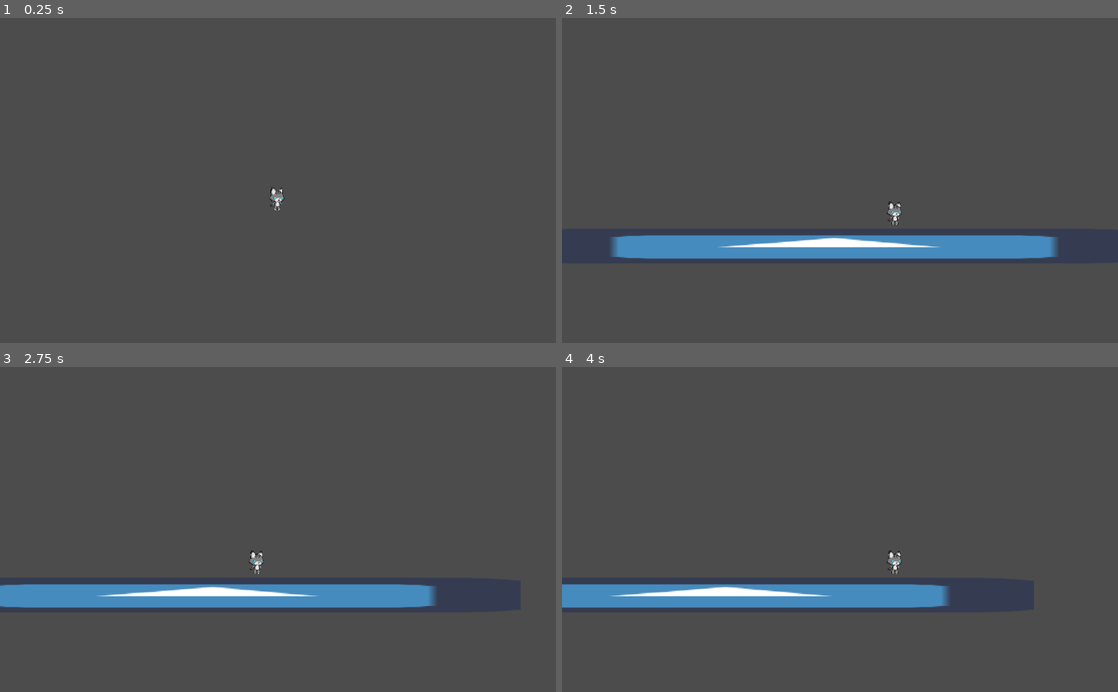
Above: before the commit, frames 1-4 (two rows, left to right).
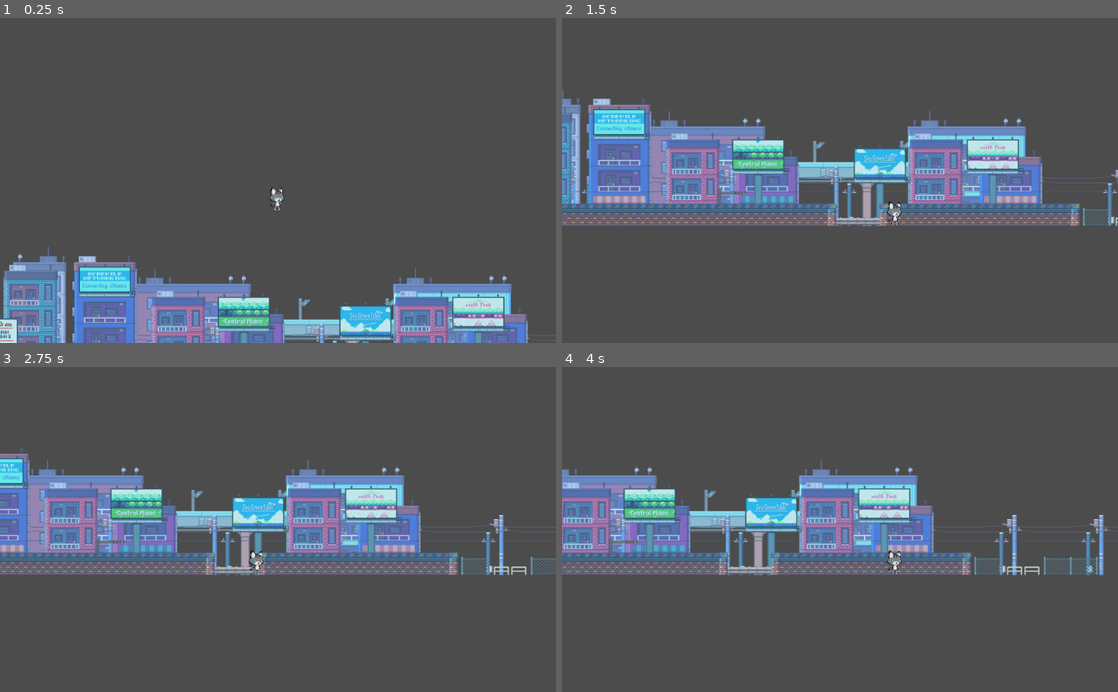
Above: after the commit, the same moments.

Repository: ArtlessAvian/ggj-2019
Game: Godot game, scene res://Temporary/Jimmy Test.tscn
The game is run twice, just before and just after one commit, with the same random seed, the same clock (stepped at 60 frames per second) and the same inputs. This scene is started directly instead of the project's main scene. The engine's default icon, where the game draws it, is replaced by a stand-in: a white triangle on a blue panel in a dark square.
Inputs:
- Up to frame 1 (0.25 s): no input
- Up to frame 2 (1.5 s): hold D (ui_right) from 0.53 s (still down)
- Up to frame 3 (2.75 s): release D (ui_right) at 2.03 s; hold A (ui_left) from 2.03 s (still down)
- Up to frame 4 (4 s): release A (ui_left) at 2.78 s; hold D (ui_right) from 2.78 s (still down)

The runs differ from the first frame. In frame 1, 16% of the frame differs, in the area x 0-100%, y 70-100%; in frame 2, 30%, in the area x 0-100%, y 22-75%; in frame 3, 27%; in frame 4, 24%.

Commit message:
change collsion shape

Diff:
--- a/Game/Player/Player.gd
+++ b/Game/Player/Player.gd
@@ -17,6 +17,9 @@
 
 func get_input(delta):
 
+	if is_on_floor():
+		vel.y = 0
+
 	if Input.is_action_pressed("ui_left"):
 		vel.x = -move_speed
 	elif Input.is_action_pressed("ui_right"):
--- a/Game/Player/Player.tscn
+++ b/Game/Player/Player.tscn
@@ -6,11 +6,11 @@
 [sub_resource type="RectangleShape2D" id=1]
 
 custom_solver_bias = 0.0
-extents = Vector2( 32.7542, 32.2478 )
+extents = Vector2( 17.0412, 21.8048 )
 
-[node name="Player" type="KinematicBody2D" index="0"]
+[node name="Player" type="KinematicBody2D"]
 
-position = Vector2( 28.5679, -308.805 )
+position = Vector2( 26.1323, -309.269 )
 input_pickable = false
 collision_layer = 1
 collision_mask = 1
--- a/Temporary/Jimmy Test.tscn
+++ b/Temporary/Jimmy Test.tscn
@@ -1,19 +1,17 @@
 [gd_scene load_steps=4 format=2]
 
-[ext_resource path="res://icon.png" type="Texture" id=1]
+[ext_resource path="res://Assets/buildings/City Buildings Block 1.png" type="Texture" id=1]
 [ext_resource path="res://Game/Player/Player.tscn" type="PackedScene" id=2]
 
 [sub_resource type="RectangleShape2D" id=1]
 
 custom_solver_bias = 0.0
-extents = Vector2( 329.455, 28.8829 )
+extents = Vector2( 524.393, 10 )
 
-[node name="Jimmy Test" type="Node2D"]
+[node name="Jimmy Test" type="Node2D" index="0"]
 
 [node name="StaticBody2D" type="StaticBody2D" parent="." index="0"]
 
-position = Vector2( 571.8, 564.18 )
-scale = Vector2( 1.72447, 1 )
 input_pickable = false
 collision_layer = 1
 collision_mask = 1
@@ -21,20 +19,17 @@
 constant_angular_velocity = 0.0
 friction = 1.0
 bounce = 0.0
-__meta__ = {
-"_edit_group_": true
-}
 
-[node name="CollisionShape2D" type="CollisionShape2D" parent="StaticBody2D" index="0"]
+[node name="Sprite" type="Sprite" parent="StaticBody2D" index="0"]
 
+texture = ExtResource( 1 )
+
+[node name="CollisionShape2D" type="CollisionShape2D" parent="StaticBody2D" index="1"]
+
+position = Vector2( 0.323532, 141.765 )
 shape = SubResource( 1 )
-
-[node name="Sprite" type="Sprite" parent="StaticBody2D" index="1"]
-
-scale = Vector2( 10.459, 1 )
-texture = ExtResource( 1 )
 _sections_unfolded = [ "Transform" ]
 
 [node name="Player" parent="." index="1" instance=ExtResource( 2 )]
 
-position = Vector2( 503.914, 174.298 )
+position = Vector2( -1.08636, -240.702 )
--- a/Temporary/RyanTest.tscn
+++ b/Temporary/RyanTest.tscn
@@ -1,7 +1,7 @@
 [gd_scene load_steps=7 format=2]
 
 [ext_resource path="res://icon.png" type="Texture" id=1]
-[ext_resource path="res://Assets/buildings/CITY_MEGA.png" type="Texture" id=2]
+[ext_resource path="res://Assets/buildings/City Buildings Block 1.png" type="Texture" id=2]
 [ext_resource path="res://Game/Player/Player.tscn" type="PackedScene" id=3]
 [ext_resource path="res://Game/LevelElement/Fish.tscn" type="PackedScene" id=4]
 
@@ -15,13 +15,12 @@
 custom_solver_bias = 0.0
 extents = Vector2( 10.3406, 10 )
 
-[node name="RyanTest" type="Node2D" index="0"]
+[node name="RyanTest" type="Node2D"]
 
 _sections_unfolded = [ "Transform" ]
 
 [node name="RigidBody2D" type="RigidBody2D" parent="." index="0"]
 
-editor/display_folded = true
 position = Vector2( 0, 300 )
 input_pickable = false
 collision_layer = 1
@@ -52,7 +51,7 @@
 
 shape = SubResource( 1 )
 
-[node name="RigidBody2D2" type="RigidBody2D" parent="." index="1"]
+[node name="Citybackground" type="RigidBody2D" parent="." index="1"]
 
 input_pickable = false
 collision_layer = 1
@@ -73,13 +72,13 @@
 angular_velocity = 0.0
 angular_damp = -1.0
 
-[node name="Sprite" type="Sprite" parent="RigidBody2D2" index="0"]
+[node name="Sprite" type="Sprite" parent="Citybackground" index="0"]
 
 scale = Vector2( 2, 2 )
 texture = ExtResource( 2 )
 _sections_unfolded = [ "Animation", "Offset", "Region", "Transform" ]
 
-[node name="CollisionShape2D" type="CollisionShape2D" parent="RigidBody2D2" index="1"]
+[node name="CollisionShape2D" type="CollisionShape2D" parent="Citybackground" index="1"]
 
 position = Vector2( -27.9376, 145.758 )
 scale = Vector2( 77.3566, 1.01219 )
@@ -87,7 +86,7 @@
 
 [node name="Player" parent="." index="2" instance=ExtResource( 3 )]
 
-position = Vector2( -13.4418, -11.4649 )
+position = Vector2( -13.4418, -12.5729 )
 _sections_unfolded = [ "Collision", "collision" ]
 
 [node name="Fish" parent="." index="3" instance=ExtResource( 4 )]
Not shown, added: Assets/buildings/City Buildings Block 1.png.import
Not shown, added: Assets/buildings/City Buildings Block 2.png.import
